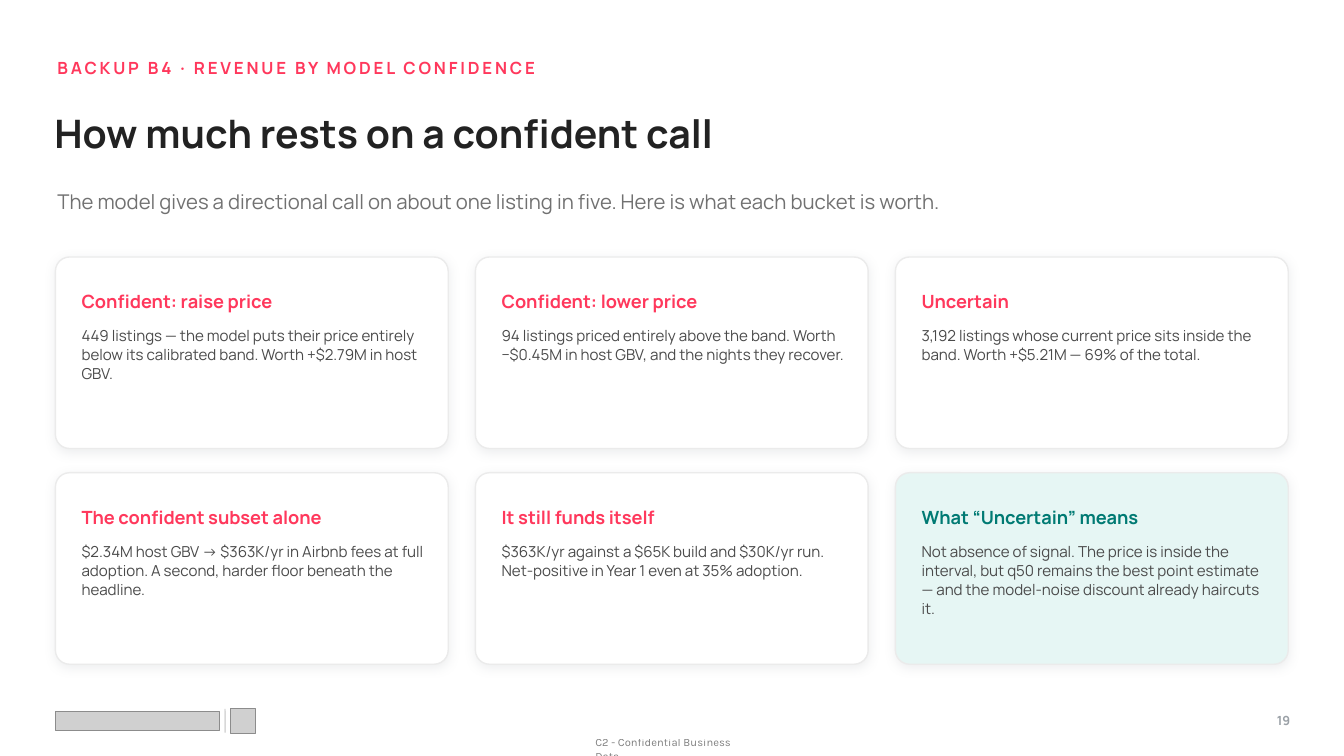
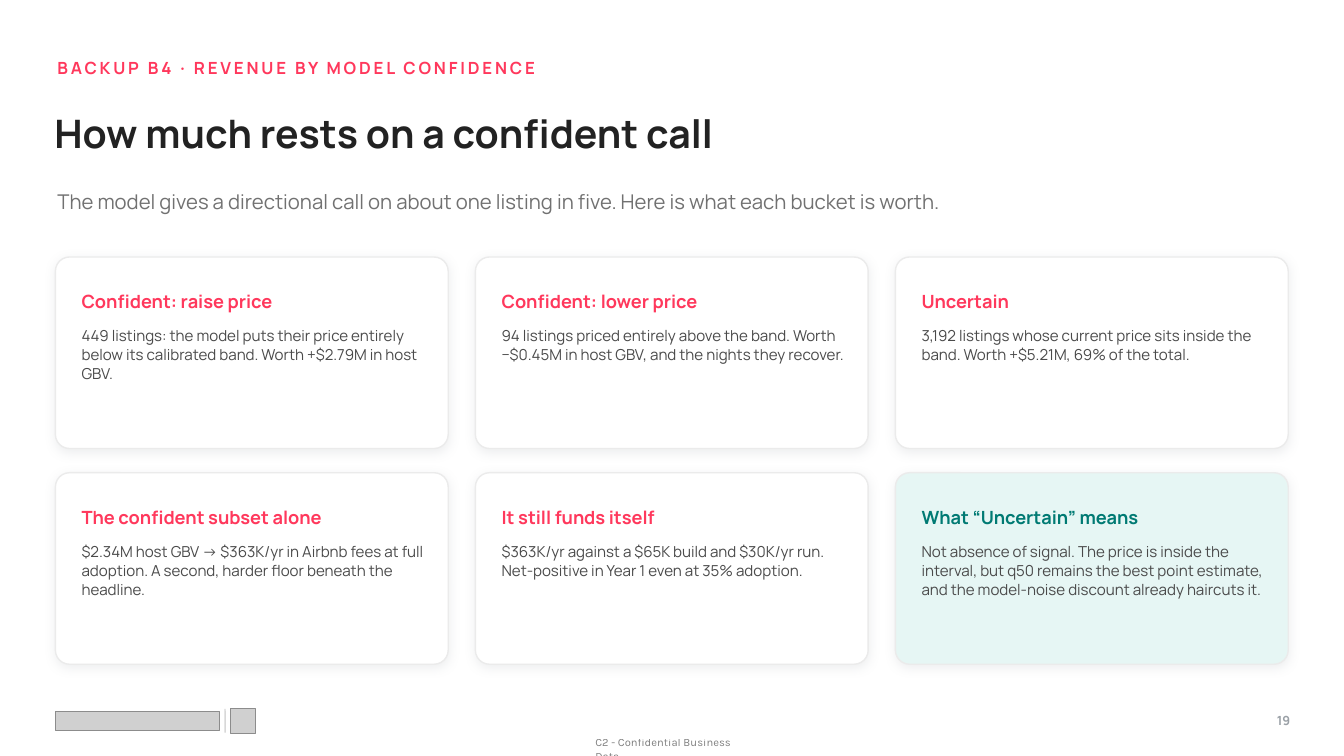
Before and after one commit to mkdn007/Cornell-Airbnb-Capstone, a slide deck: slide 19 of Airbnb Pricing Deck.pptx. Drawn at 1344x756 pixels with LibreOffice and Linux fonts; fonts in the diff are those of the drawing; grey boxes stand for pictures. Boxes give left, top, right and bottom in pixels: in the first picture for what was removed or moved away, otherwise in the second. Text is boxed around its words. In the diff, an @@ line names an element or a change of style, - is before the commit and + after.

```diff
--- a/Airbnb Pricing Deck.pptx
+++ b/Airbnb Pricing Deck.pptx
@@ text at box(82, 330, 417, 379): text changed @@
-449 listings — the model puts their price entirely below its calibrated band. Worth +$2.79M in host GBV.
+449 listings: the model puts their price entirely below its calibrated band. Worth +$2.79M in host GBV.
@@ text at box(922, 330, 1252, 362): text changed @@
-3,192 listings whose current price sits inside the band. Worth +$5.21M — 69% of the total.
+3,192 listings whose current price sits inside the band. Worth +$5.21M, 69% of the total.
@@ text at box(922, 546, 1263, 599): text changed @@
-Not absence of signal. The price is inside the interval, but q50 remains the best point estimate — and the model-noise discount already haircuts it.
+Not absence of signal. The price is inside the interval, but q50 remains the best point estimate, and the model-noise discount already haircuts it.
```
Also in this commit, not shown: 16 other slides changed, 1 other file.
